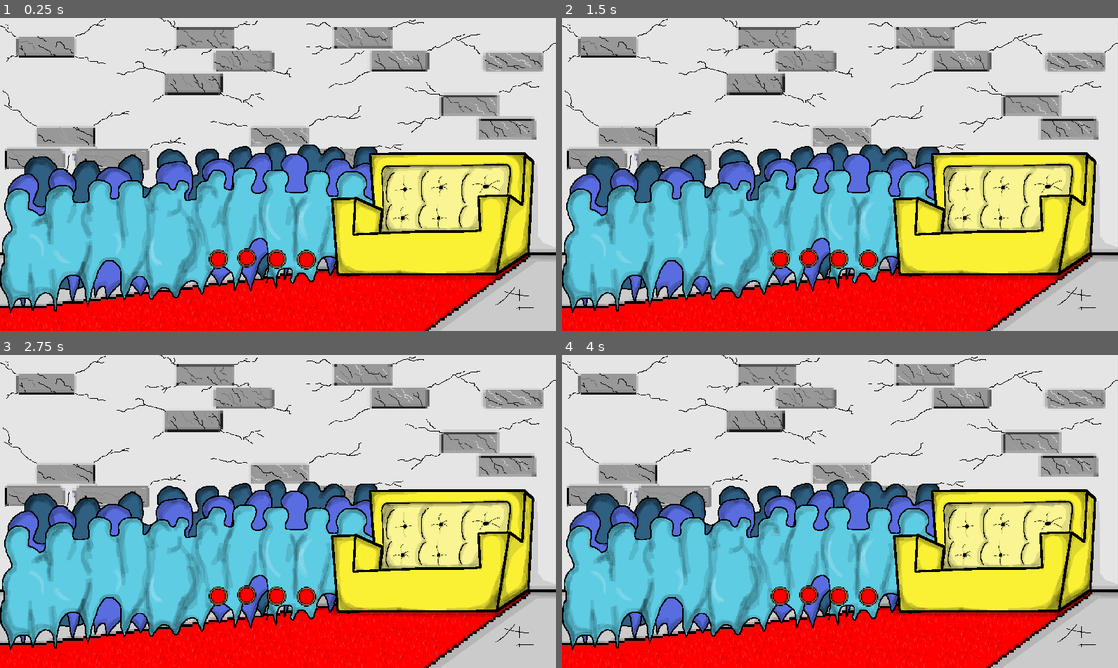
Above: before the commit, frames 1-4 (two rows, left to right).
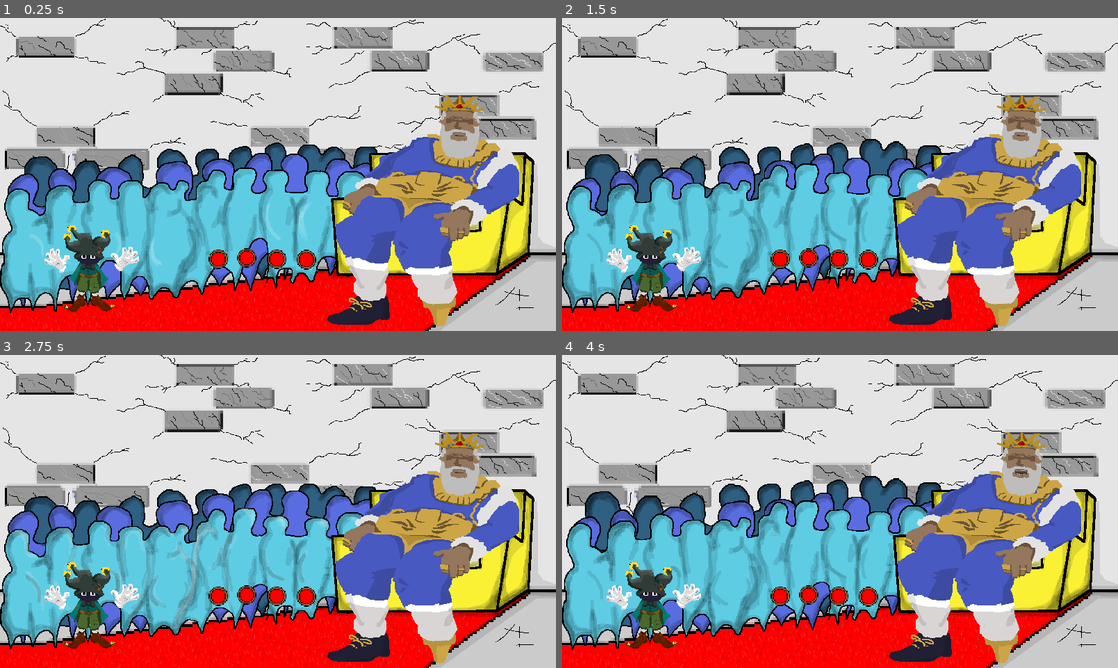
Above: after the commit, the same moments.

Repository: Yasushiki/jogo-ritmo-godot
Game: Godot game, scene res://scenes/game.tscn
Same seed, same stepped clock (60 frames per second), same inputs: the game is played once before the commit and once after it. This scene is started directly instead of the project's main scene. Sound files missing from this copy of the repository are replaced by a short silence.
Inputs:
- Up to frame 1 (0.25 s): no input
- Up to frame 2 (1.5 s): hold D (direita) 0.53-1.28 s; tap Up (seta) at 0.6, 1.35 s; hold S (baixo) from 1.28 s (still down)
- Up to frame 3 (2.75 s): release S (baixo) at 2.03 s; hold D (direita) from 2.03 s (still down); tap Up (seta) at 2.1 s
- Up to frame 4 (4 s): release D (direita) at 2.78 s; hold W (cima) 2.78-3.53 s; tap Up (seta) at 2.85, 3.6 s; hold A (esquerda) from 3.53 s (still down)

The runs differ from the first frame. In frame 1, 15% of the frame differs, in the area x 8-94%, y 24-99%; in frame 2, 18%; in frame 3, 20%, in the area x 0-94%, y 24-99%; in frame 4, 18%.

Commit message:
87,3%

Diff:
--- /dev/null
+++ b/scenes/Booga.tscn
@@ -0,0 +1,71 @@
+[gd_scene load_steps=30 format=2]
+
+[ext_resource path="res://assets/images/booga/idle.png" type="Texture" id=1]
+[ext_resource path="res://scripts/Booga.gd" type="Script" id=2]
+[ext_resource path="res://assets/images/booga/miss/miss3.png" type="Texture" id=3]
+[ext_resource path="res://assets/images/booga/miss/miss4.png" type="Texture" id=4]
+[ext_resource path="res://assets/images/booga/down/down5.png" type="Texture" id=5]
+[ext_resource path="res://assets/images/booga/left/left3.png" type="Texture" id=6]
+[ext_resource path="res://assets/images/booga/up/up7.png" type="Texture" id=7]
+[ext_resource path="res://assets/images/booga/up/up3.png" type="Texture" id=8]
+[ext_resource path="res://assets/images/booga/right/right5.png" type="Texture" id=9]
+[ext_resource path="res://assets/images/booga/up/up6.png" type="Texture" id=10]
+[ext_resource path="res://assets/images/booga/up/up2.png" type="Texture" id=11]
+[ext_resource path="res://assets/images/booga/up/up4.png" type="Texture" id=12]
+[ext_resource path="res://assets/images/booga/right/right1.png" type="Texture" id=13]
+[ext_resource path="res://assets/images/booga/right/right2.png" type="Texture" id=14]
+[ext_resource path="res://assets/images/booga/miss/miss2.png" type="Texture" id=15]
+[ext_resource path="res://assets/images/booga/up/up1.png" type="Texture" id=16]
+[ext_resource path="res://assets/images/booga/miss/miss1.png" type="Texture" id=17]
+[ext_resource path="res://assets/images/booga/down/down2.png" type="Texture" id=18]
+[ext_resource path="res://assets/images/booga/down/down1.png" type="Texture" id=19]
+[ext_resource path="res://assets/images/booga/left/left2.png" type="Texture" id=20]
+[ext_resource path="res://assets/images/booga/down/down3.png" type="Texture" id=21]
+[ext_resource path="res://assets/images/booga/down/down4.png" type="Texture" id=22]
+[ext_resource path="res://assets/images/booga/up/up5.png" type="Texture" id=23]
+[ext_resource path="res://assets/images/booga/right/right3.png" type="Texture" id=24]
+[ext_resource path="res://assets/images/booga/left/left1.png" type="Texture" id=25]
+[ext_resource path="res://assets/images/booga/right/right4.png" type="Texture" id=26]
+[ext_resource path="res://assets/images/booga/left/left5.png" type="Texture" id=27]
+[ext_resource path="res://assets/images/booga/left/left4.png" type="Texture" id=28]
+
+[sub_resource type="SpriteFrames" id=1]
+animations = [ {
+"frames": [ ExtResource( 19 ), ExtResource( 18 ), ExtResource( 21 ), ExtResource( 22 ), ExtResource( 5 ) ],
+"loop": false,
+"name": "down",
+"speed": 15.0
+}, {
+"frames": [ ExtResource( 1 ) ],
+"loop": false,
+"name": "idle",
+"speed": 5.0
+}, {
+"frames": [ ExtResource( 25 ), ExtResource( 20 ), ExtResource( 6 ), ExtResource( 28 ), ExtResource( 27 ) ],
+"loop": false,
+"name": "left",
+"speed": 15.0
+}, {
+"frames": [ ExtResource( 17 ), ExtResource( 15 ), ExtResource( 3 ), ExtResource( 4 ) ],
+"loop": false,
+"name": "miss",
+"speed": 15.0
+}, {
+"frames": [ ExtResource( 13 ), ExtResource( 14 ), ExtResource( 24 ), ExtResource( 26 ), ExtResource( 9 ) ],
+"loop": false,
+"name": "right",
+"speed": 15.0
+}, {
+"frames": [ ExtResource( 16 ), ExtResource( 11 ), ExtResource( 8 ), ExtResource( 12 ), ExtResource( 23 ), ExtResource( 10 ), ExtResource( 7 ) ],
+"loop": false,
+"name": "up",
+"speed": 15.0
+} ]
+
+[node name="Booga" type="AnimatedSprite"]
+frames = SubResource( 1 )
+animation = "idle"
+playing = true
+script = ExtResource( 2 )
+
+[connection signal="animation_finished" from="." to="." method="_on_Booga_animation_finished"]
--- /dev/null
+++ b/scenes/King.tscn
@@ -0,0 +1,47 @@
+[gd_scene load_steps=10 format=2]
+
+[ext_resource path="res://assets/images/king/speak/speak2.png" type="Texture" id=1]
+[ext_resource path="res://scripts/King.gd" type="Script" id=2]
+[ext_resource path="res://assets/images/king/angry/angry1.png" type="Texture" id=3]
+[ext_resource path="res://assets/images/king/laugh/laugh1.png" type="Texture" id=4]
+[ext_resource path="res://assets/images/king/laugh/laugh2.png" type="Texture" id=5]
+[ext_resource path="res://assets/images/king/speak/speak1.png" type="Texture" id=6]
+[ext_resource path="res://assets/images/king/angry/angry2.png" type="Texture" id=7]
+[ext_resource path="res://assets/images/king/idle.png" type="Texture" id=8]
+
+[sub_resource type="SpriteFrames" id=1]
+animations = [ {
+"frames": [ ExtResource( 3 ), ExtResource( 7 ), ExtResource( 3 ), ExtResource( 7 ), ExtResource( 3 ), ExtResource( 7 ) ],
+"loop": false,
+"name": "angry",
+"speed": 5.0
+}, {
+"frames": [ ExtResource( 8 ) ],
+"loop": false,
+"name": "idle",
+"speed": 5.0
+}, {
+"frames": [ ExtResource( 4 ), ExtResource( 5 ), ExtResource( 4 ), ExtResource( 5 ), ExtResource( 4 ), ExtResource( 5 ) ],
+"loop": false,
+"name": "laugh",
+"speed": 5.0
+}, {
+"frames": [ ExtResource( 6 ), ExtResource( 1 ) ],
+"loop": false,
+"name": "speak",
+"speed": 5.0
+} ]
+
+[node name="King" type="AnimatedSprite"]
+frames = SubResource( 1 )
+animation = "idle"
+playing = true
+script = ExtResource( 2 )
+
+[node name="King" type="AudioStreamPlayer" parent="."]
+autoplay = true
+
+[node name="Crowd" type="AudioStreamPlayer" parent="."]
+autoplay = true
+
+[connection signal="animation_finished" from="." to="." method="_on_King_animation_finished"]
--- a/scenes/game.tscn
+++ b/scenes/game.tscn
@@ -1,30 +1,67 @@
-[gd_scene load_steps=4 format=2]
+[gd_scene load_steps=11 format=2]
 
-[ext_resource path="res://scenes/Note.tscn" type="PackedScene" id=1]
-[ext_resource path="res://scripts/Game.gd" type="Script" id=3]
-[ext_resource path="res://assets/images/GameScreen.png" type="Texture" id=4]
+[ext_resource path="res://assets/images/background/bg1.png" type="Texture" id=1]
+[ext_resource path="res://scripts/Game.gd" type="Script" id=2]
+[ext_resource path="res://scenes/Booga.tscn" type="PackedScene" id=3]
+[ext_resource path="res://scenes/Note.tscn" type="PackedScene" id=4]
+[ext_resource path="res://scenes/King.tscn" type="PackedScene" id=5]
+[ext_resource path="res://assets/musics/bgMusic.wav" type="AudioStream" id=6]
+[ext_resource path="res://assets/images/background/bg2.png" type="Texture" id=7]
+[ext_resource path="res://assets/images/background/bg3.png" type="Texture" id=8]
+[ext_resource path="res://assets/images/background/bg4.png" type="Texture" id=9]
+
+[sub_resource type="AnimatedTexture" id=1]
+frames = 4
+frame_0/texture = ExtResource( 1 )
+frame_1/texture = ExtResource( 7 )
+frame_1/delay_sec = 0.0
+frame_2/texture = ExtResource( 8 )
+frame_2/delay_sec = 0.0
+frame_3/texture = ExtResource( 9 )
+frame_3/delay_sec = 0.0
 
 [node name="Game" type="Node"]
-script = ExtResource( 3 )
+script = ExtResource( 2 )
 
 [node name="TextureRect" type="TextureRect" parent="."]
 anchor_right = 1.0
 anchor_bottom = 1.0
-texture = ExtResource( 4 )
+texture = SubResource( 1 )
 
-[node name="Note0" parent="." instance=ExtResource( 1 )]
+[node name="Notes" type="Node" parent="."]
+
+[node name="Note0" parent="Notes" instance=ExtResource( 4 )]
 position = Vector2( 754, 832 )
 
-[node name="Note1" parent="." instance=ExtResource( 1 )]
+[node name="Note1" parent="Notes" instance=ExtResource( 4 )]
 position = Vector2( 852, 828 )
 
-[node name="Note2" parent="." instance=ExtResource( 1 )]
+[node name="Note2" parent="Notes" instance=ExtResource( 4 )]
 position = Vector2( 956, 832 )
 
-[node name="Note3" parent="." instance=ExtResource( 1 )]
+[node name="Note3" parent="Notes" instance=ExtResource( 4 )]
 position = Vector2( 1058, 834 )
 
+[node name="NotesKing" type="Node" parent="."]
+
+[node name="NoteKing0" parent="NotesKing" instance=ExtResource( 4 )]
+visible = false
+position = Vector2( 754, 319 )
+
+[node name="NoteKing1" parent="NotesKing" instance=ExtResource( 4 )]
+visible = false
+position = Vector2( 852, 315 )
+
+[node name="NoteKing2" parent="NotesKing" instance=ExtResource( 4 )]
+visible = false
+position = Vector2( 956, 319 )
+
+[node name="NoteKing3" parent="NotesKing" instance=ExtResource( 4 )]
+visible = false
+position = Vector2( 1058, 321 )
+
 [node name="BgMusic" type="AudioStreamPlayer" parent="."]
+stream = ExtResource( 6 )
 autoplay = true
 
 [node name="StartTimer" type="Timer" parent="."]
@@ -35,27 +72,22 @@
 [node name="KingsSpeech" type="AudioStreamPlayer" parent="."]
 bus = "Sound"
 
-[node name="NoteKing0" parent="." instance=ExtResource( 1 )]
-visible = false
-position = Vector2( 754, 319 )
-
-[node name="NoteKing1" parent="." instance=ExtResource( 1 )]
-visible = false
-position = Vector2( 852, 315 )
-
-[node name="NoteKing2" parent="." instance=ExtResource( 1 )]
-visible = false
-position = Vector2( 956, 319 )
-
-[node name="NoteKing3" parent="." instance=ExtResource( 1 )]
-visible = false
-position = Vector2( 1058, 321 )
-
 [node name="NotesDebugger" type="Label" parent="."]
 margin_left = 721.0
 margin_top = 612.0
 margin_right = 884.0
 margin_bottom = 715.0
 
+[node name="Booga" type="Node" parent="."]
+
+[node name="Booga" parent="Booga" instance=ExtResource( 3 )]
+position = Vector2( 308, 853 )
+
+[node name="King" type="Node" parent="."]
+
+[node name="King" parent="King" instance=ExtResource( 5 )]
+position = Vector2( 1453, 671.875 )
+scale = Vector2( 1.09219, 0.851823 )
+
 [connection signal="finished" from="BgMusic" to="." method="_on_BgMusic_finished"]
 [connection signal="timeout" from="StartTimer" to="." method="_on_StartTimer_timeout"]
--- /dev/null
+++ b/scripts/Booga.gd
@@ -0,0 +1,19 @@
+extends AnimatedSprite
+
+var isListening: bool = false
+
+func _unhandled_input(event: InputEvent) -> void:
+	if !event.is_action("seta") or !isListening:
+		return
+
+	if event.is_action_pressed("cima"):
+		self.animation = "up"
+	if event.is_action_pressed("direita"):
+		self.animation = "right"
+	if event.is_action_pressed("baixo"):
+		self.animation = "down"
+	if event.is_action_pressed("esquerda"):
+		self.animation = "left"
+
+func _on_Booga_animation_finished() -> void:
+	self.animation = "idle"
--- /dev/null
+++ b/scripts/King.gd
@@ -0,0 +1,21 @@
+extends AnimatedSprite
+
+func speak():
+	self.animation = "speak"
+
+func laugh(i):
+	self.animation = "laugh"
+	$King.stream = load("res://assets/musics/kingSounds/laugh.wav")
+	$Crowd.stream = load("res://assets/musics/crowdSounds/yeeaaah" + str(i) +".wav")
+	$King.play()
+	$Crowd.play()
+
+func angry():
+	self.animation = "angry"
+	$King.stream = load("res://assets/musics/kingSounds/frown.wav")
+	$Crowd.stream = load("res://assets/musics/crowdSounds/booooh.wav")
+	$King.play()
+	$Crowd.play()
+
+func _on_King_animation_finished() -> void:
+	self.animation = "idle"
--- a/scripts/game.gd
+++ b/scripts/game.gd
@@ -7,9 +7,13 @@
 var currentScore := 0
 var score := 0
 var run := 0
+var kingNode
+var boogaNode
 
 func _ready():
 	randomize()
+	kingNode = get_node("King/King")
+	boogaNode = get_node("Booga/Booga")
 
 func _process(_delta):
 	if isListening:
@@ -51,9 +55,10 @@
 		var pathSound: String = "res://assets/musics/"+ str(randi()%variations)+str(note) +".wav"
 		$KingsSpeech.stream = load(pathSound)
 		$KingsSpeech.play()
+		kingNode.speak()
 		var time: float = $KingsSpeech.stream.get_length() + 0.1
 
-		yield(get_tree().create_timer(time), "timeout")
+		yield(get_tree().create_timer(1.0), "timeout")
 
 func game():
 	# Faz o rei falar, e pausa o código até ele terminar
@@ -61,6 +66,7 @@
 
 	# Começa a escutar os inputs e reseta a qtd de inputs
 	isListening = true
+	boogaNode.isListening = true
 	qtdInputs = 0
 	getInputs()
 
@@ -68,6 +74,7 @@
 	# verifica se os 4 inputs já foram informados
 	if qtdInputs == 4:
 		isListening = false
+		boogaNode.isListening = false
 		continueGame()
 
 func continueGame():
@@ -80,34 +87,39 @@
 	# mostra as teclas que o rei falou
 	i = 0
 	for note in notes:
-		var kingCurrentNote = get_node("NoteKing" + str(i))
+		var kingCurrentNote = get_node("NotesKing/NoteKing" + str(i))
 		kingCurrentNote.visible = true
 		checkInputs(note, i, 1)
 		i += 1
 
+
+	compareNotes()
+	yield(get_tree().create_timer(3), "timeout")
+
+	# aumenta mais 1 na qtd de runs
+	run += 1
+
+	# faz mais uma partida se n foram 4 partidas
+	if run != 3:
+		resetVariables()
+		$StartTimer.start()
+	else:
+		$NotesDebugger.text = "ACABOU O JOGO! PONTUAÇÃO: " + str(score)
+
+func compareNotes():
 	# verifica a pontuação
 	for j in range(4):
 		if notes[j] == playerNotes[j]:
 			currentScore += 1
 	score += currentScore
 
-	yield(get_tree().create_timer(3), "timeout")
-
 	# rei/plateia tem a reação de acordo com seus pontos
-	if currentScore > 2:
-		pass
+	if currentScore == 4:
+		kingNode.laugh(1)
+	elif currentScore == 3:
+		kingNode.laugh(2)
 	else:
-		pass
-
-	# aumenta mais 1 na qtd de runs
-	run += 1
-
-	# faz mais uma partida se n foram 4 partidas
-	if run != 2:
-		resetVariables()
-		$StartTimer.start()
-	else:
-		$NotesDebugger.text = "ACABOU O JOGO! PONTUAÇÃO: " + str(score)
+		kingNode.angry()
 
 func resetVariables():
 	notes = []
@@ -121,9 +133,9 @@
 
 
 func checkInputs(note, i, k):
-	var path = "Note"
+	var path = "Notes/Note"
 	if k:
-		path += "King"
+		path = "NotesKing/NoteKing"
 
 	var currentNote = get_node(path + str(i))
 	currentNote.check(note)
Binary file added: assets/images/background/bg1.png
Not shown, added: assets/images/background/bg1.png.import
Binary file added: assets/images/background/bg2.png
Not shown, added: assets/images/background/bg2.png.import
Binary file added: assets/images/background/bg3.png
Not shown, added: assets/images/background/bg3.png.import
Binary file added: assets/images/background/bg4.png
Not shown, added: assets/images/background/bg4.png.import
Binary file added: assets/images/booga/down/down0.png
Not shown, added: assets/images/booga/down/down0.png.import
Binary file added: assets/images/booga/down/down1.png
Not shown, added: assets/images/booga/down/down1.png.import
(and 82 more such lines)
